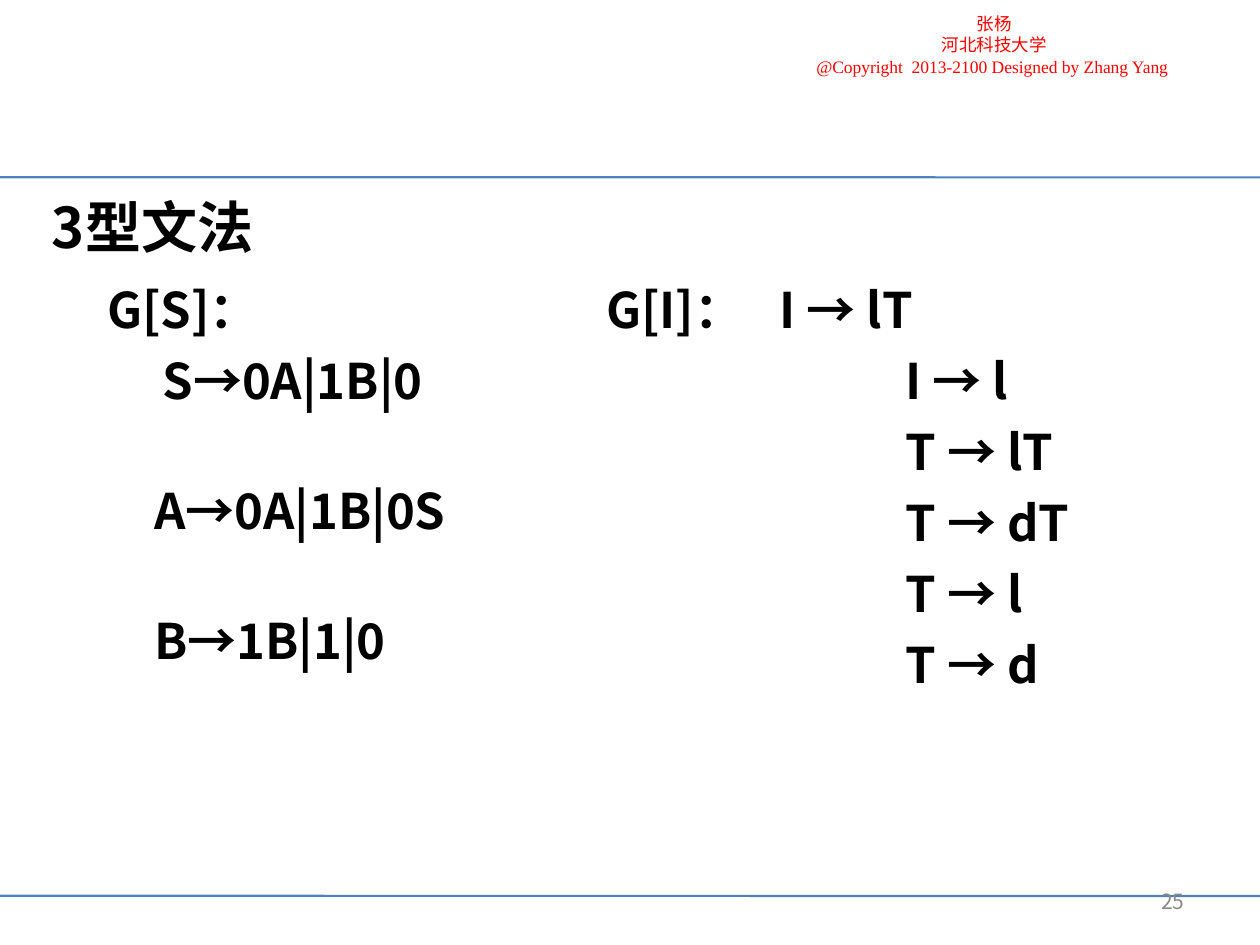
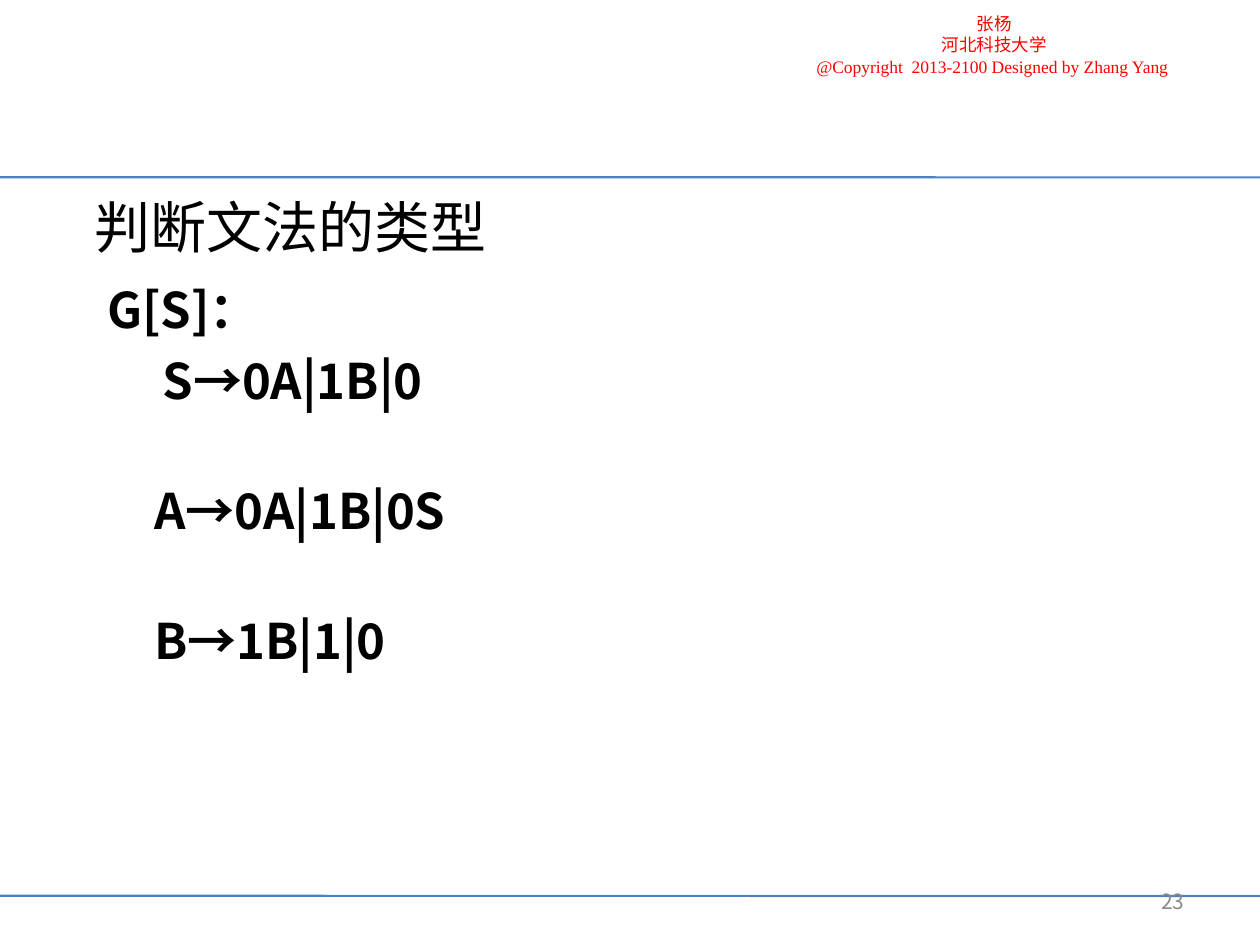
Before and after one commit to uzhangyang/uzhangyang.github.io, a slide deck: slide 23 of teaching/compiler/lessons/2-1.ppt (slide 25 before the commit). Drawn at 1260x945 pixels with LibreOffice and Linux fonts; fonts in the diff are those of the drawing; background and template pictures are left out. Boxes give left, top, right and bottom in pixels: in the first picture for what was removed or moved away, otherwise in the second. Text is boxed around its words. In the diff, an @@ line names an element or a change of style, - is before the commit and + after.

```diff
--- a/teaching/compiler/lessons/2-1.ppt
+++ b/teaching/compiler/lessons/2-1.ppt
@@ title removed at (52,200,253,253) @@
-3型文法
@@ title added at (94,200,486,253), 32 pt, text #000000 @@
+判断文法的类型
@@ text removed at (606,288,1069,684) @@
-G[I]： I → lT
-I → l
-T → lT
-T → dT
-T → l
-T → d
@@ page number at (1161,893,1184,909): text changed @@
-25
+23
```
Also in this commit, not shown: 7 other slides changed, 14 other files.
